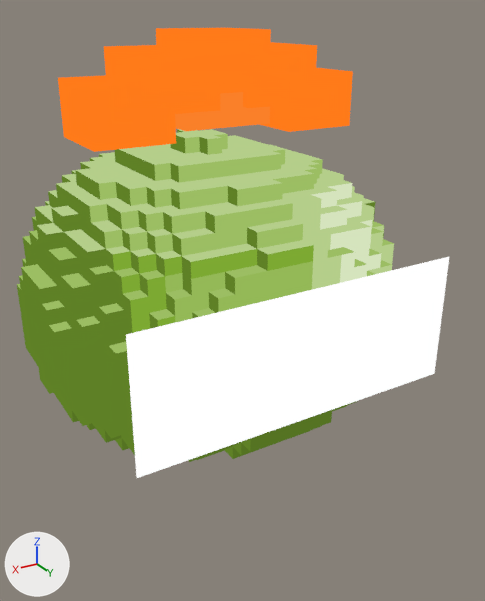
What one commit did to the glTF model assets/models/creatures/slime_dendro_large/slime_dendro_large.glb.
One viewpoint serves both versions: a 50 mm lens placed at (1.62, 3.05, 2.04), pointed at (-0.1, 0.2, 0.61). Lighting does not change. The marker at lower left points along +X, +Y and +Z. The older version comes first. Where no turn or scale is listed for an object, it has been applied to the vertices. Vertices at exactly the same position are counted once.

The first picture shows 'ElementDetails', 'Face', 'Shell'.
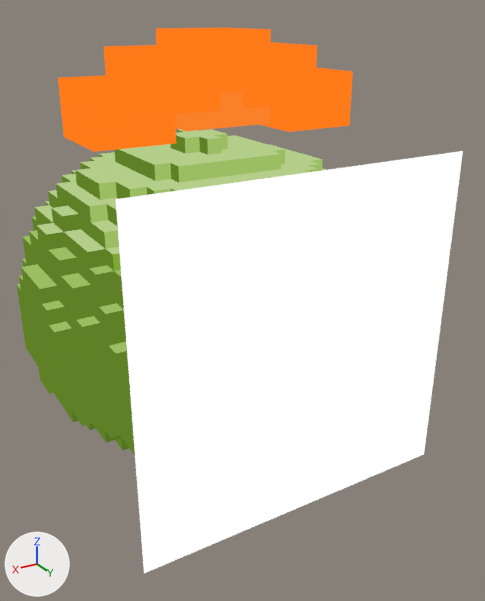
Boxes (x1, y1, x2, y2) around the edits, measured in the pictures (485 x 601 px):
'Face', reshaped (7% wider, 91% taller)
    before: (126, 257, 449, 478)
    after: (116, 151, 463, 573)

Edits to the bpy script that builds the scene:
```text
Change me_slime_dendro_large_face:
    used by ob_face; location = (0.0, 0.0, 0.739)
    remove me_slime_dendro_large_face.from_pydata(...)  # 4 vertices, 2 faces; spans x -0.84..0.84, y 0.92, z -0.44..0.21
    add me_slime_dendro_large_face.from_pydata(...)  # 4 vertices, 2 faces; spans x -0.84..0.84, y 0.92, z -0.95..0.72
    me_slime_dendro_large_face part 1
    me_slime_dendro_large_face.vertices[0].co: (0.84, 0.92, -0.44) -> (0.84, 0.92, -0.95)  # pixel (136, 478) -> pixel (143, 573)
    me_slime_dendro_large_face.vertices[1].co: (-0.84, 0.92, -0.44) -> (-0.84, 0.92, -0.95)  # pixel (434, 373) -> pixel (424, 454)
    me_slime_dendro_large_face.vertices[2].co: (-0.84, 0.92, 0.21) -> (-0.84, 0.92, 0.72)  # pixel (449, 256) -> pixel (463, 150)
    me_slime_dendro_large_face.vertices[3].co: (0.84, 0.92, 0.21) -> (0.84, 0.92, 0.72)  # pixel (125, 334) -> pixel (115, 199)
```
